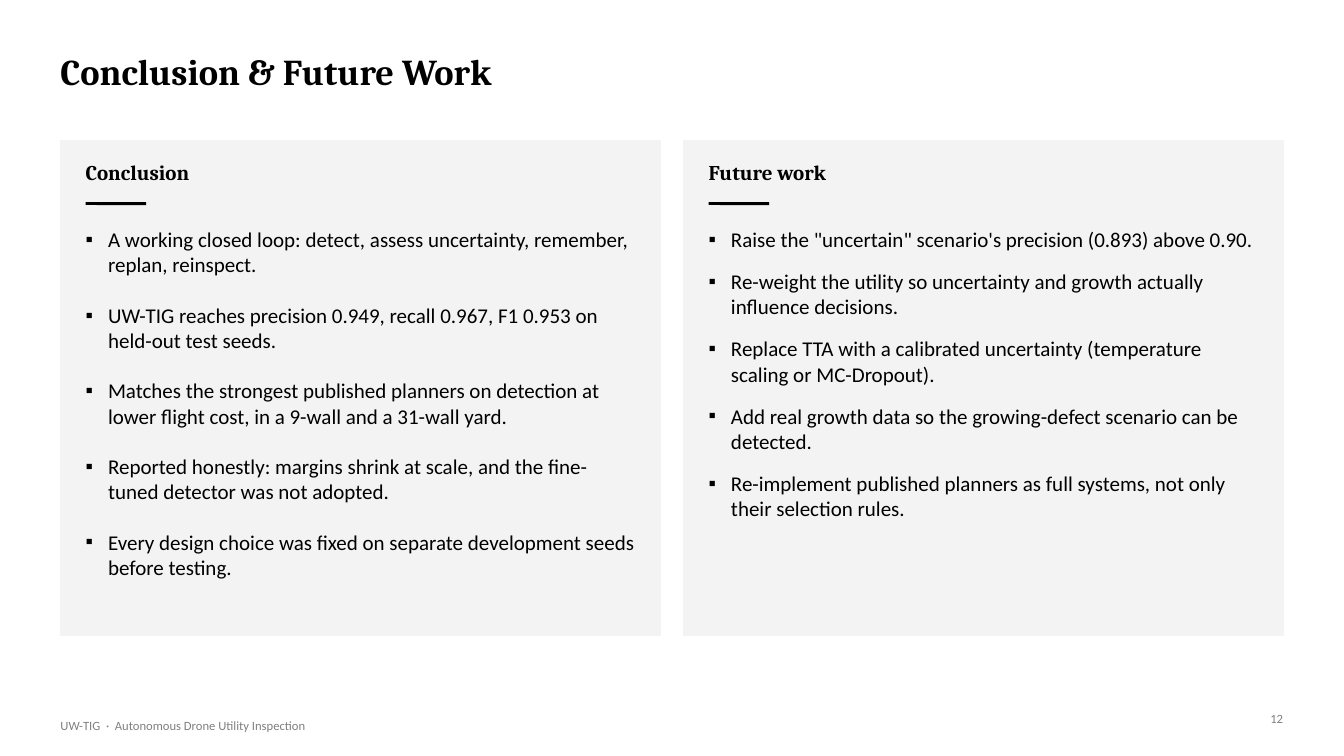
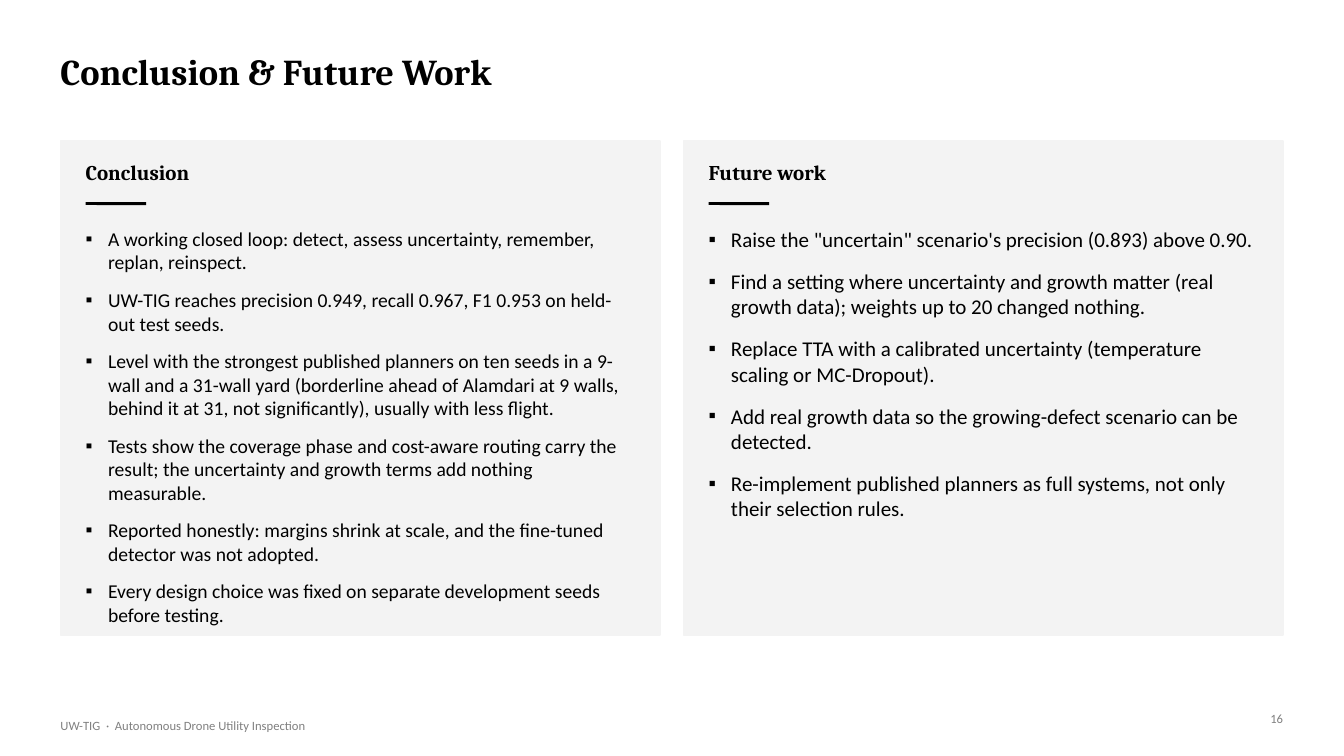
Before and after one commit to DrNeel11/project_work_1, a slide deck: slide 16 of drone-sim-today/Autonomous_Drone_Inspection_Progress.pptx (slide 12 before the commit). Drawn at 1344x756 pixels with LibreOffice and Linux fonts; fonts in the diff are those of the drawing. Boxes give left, top, right and bottom in pixels: in the first picture for what was removed or moved away, otherwise in the second. Text is boxed around its words. In the diff, an @@ line names an element or a change of style, - is before the commit and + after.

```diff
--- a/drone-sim-today/Autonomous_Drone_Inspection_Progress.pptx
+++ b/drone-sim-today/Autonomous_Drone_Inspection_Progress.pptx
@@ text at (108, 232, 612, 626): size 15 to 14 pt in "A working closed loop: detect, assess uncertainty, ...", "UW-TIG reaches precision 0.949, recall 0.967, F1 ...", "Reported honestly: margins shrink at scale, and ...", "Every design choice was fixed on separate ..."; less space between paragraphs @@
@@ text at (731, 274, 1214, 318): text changed @@
-▪ Re-weight the utility so uncertainty and growth actually influence decisions.
+▪ Find a setting where uncertainty and growth matter (real growth data); weights up to 20 changed nothing.
@@ text at (108, 354, 619, 500): text changed; size 15 to 14 pt @@
-▪ Matches the strongest published planners on detection at lower flight cost, in a 9-wall and a 31-wall yard.
+▪ Level with the strongest published planners on ten seeds in a 9-wall and a 31-wall yard (borderline ahead of Alamdari at 9 walls, behind it at 31, not significantly), usually with less flight.
+▪ Tests show the coverage phase and cost-aware routing carry the result; the uncertainty and growth terms add nothing measurable.
@@ text at (1270, 714, 1283, 723): text changed @@
-12
+16
```
Also in this commit, not shown: 1 other slide changed, 4 slides added, 1 other file.
